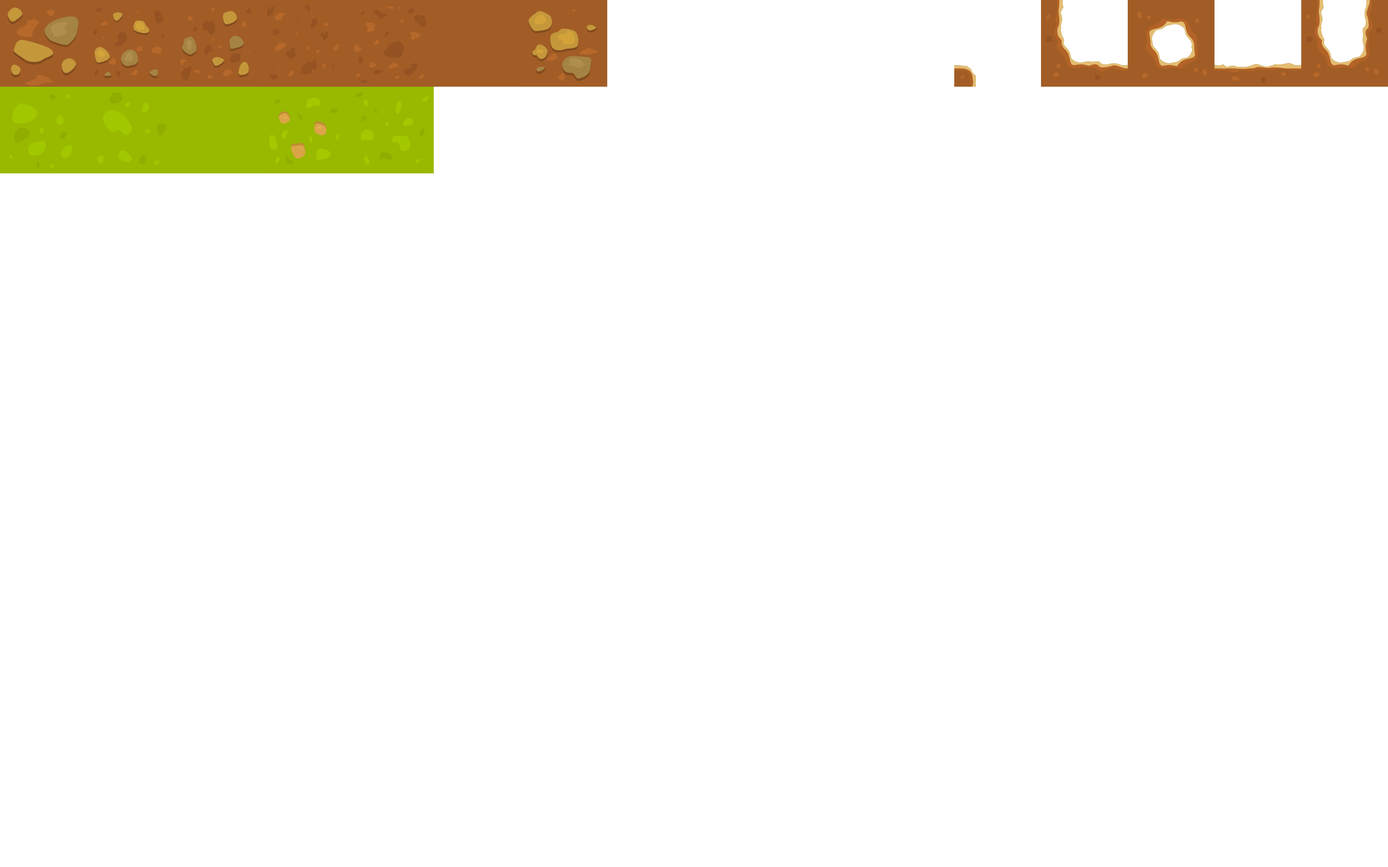
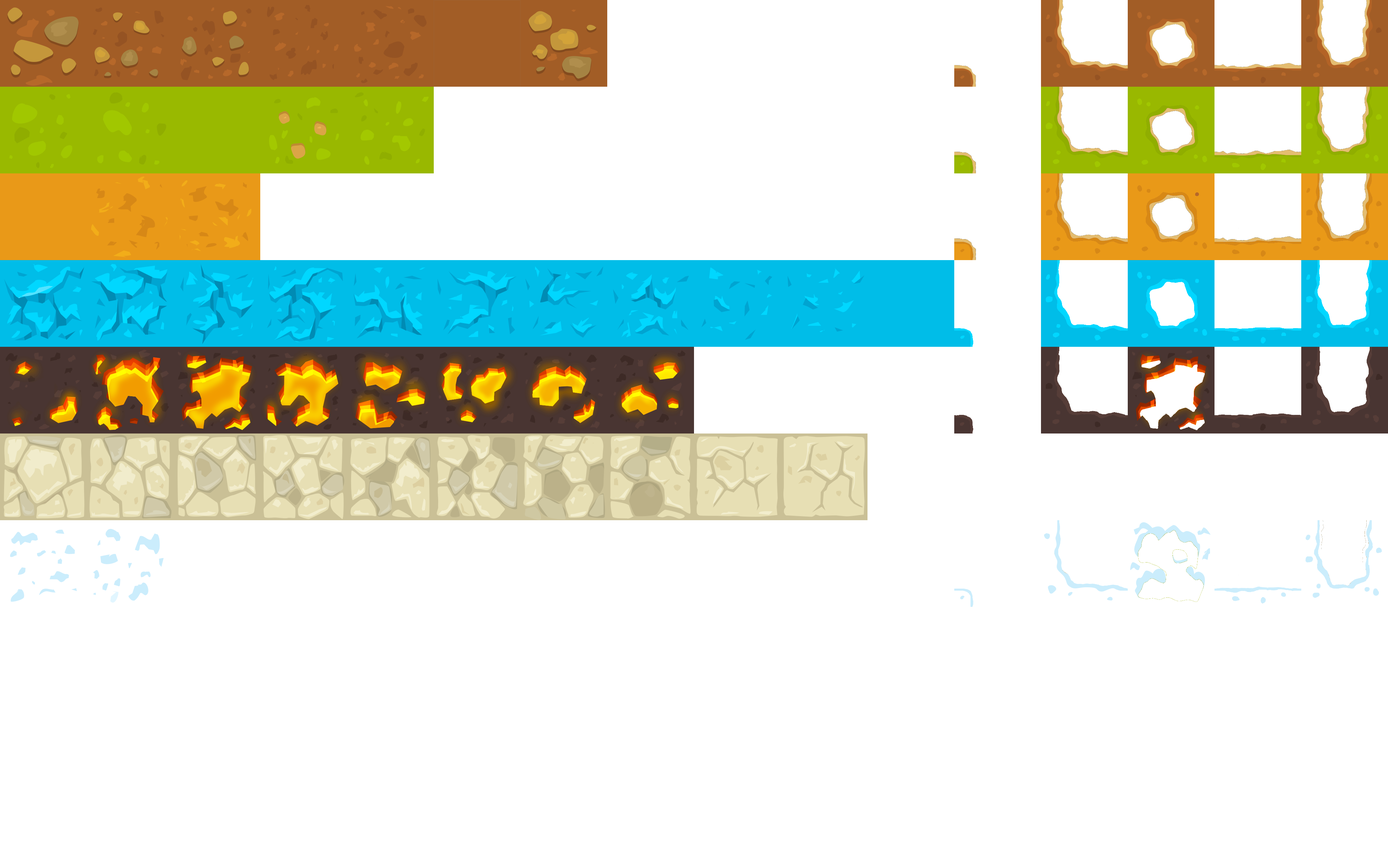
Before/after of a 1388 × 867 layered artwork. What changed in the layer stack:
renamed "Pasted Layer" to "Dirt", painted on it over [953, 86, 1388, 174]
added layer "Grass" above "Sand" over [953, 86, 1388, 174]
added layer "Sand" above "Ice" over [0, 173, 1388, 261]
added layer "Ice" above "Lava" over [0, 260, 1388, 347]
added layer "Lava" above "Wall" over [0, 346, 1388, 434]
added layer "Wall" above "Snow" over [0, 433, 868, 521]
added layer "Snow" over [9, 520, 1382, 608]
